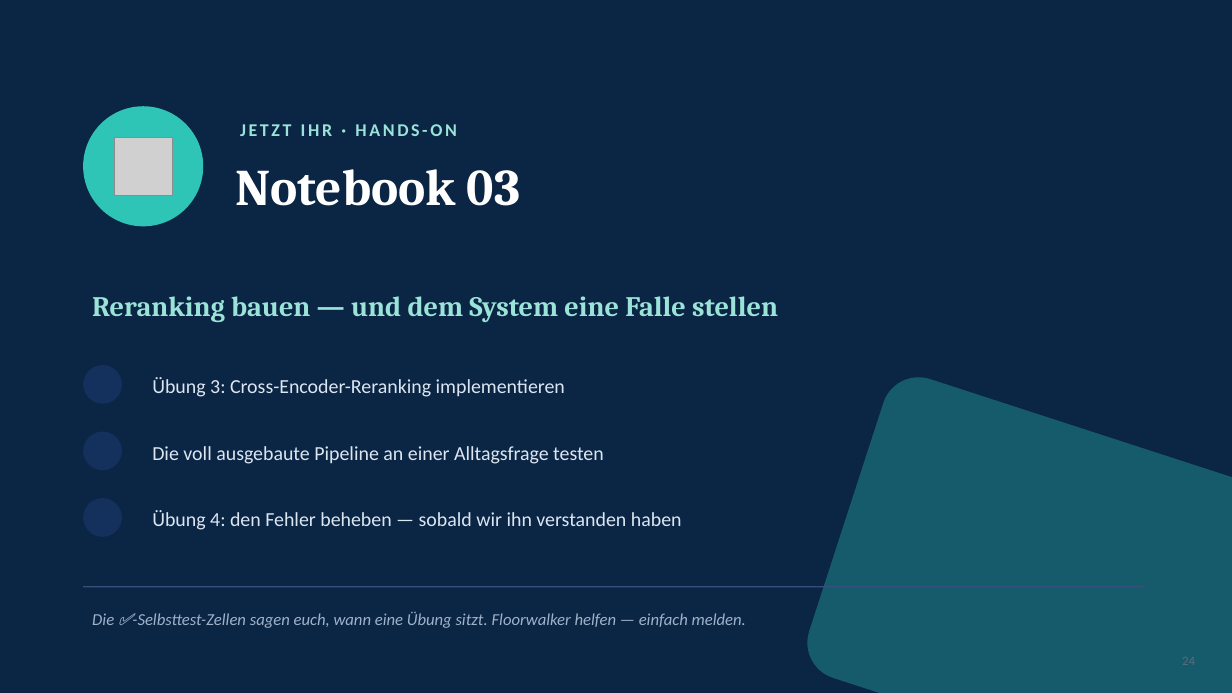
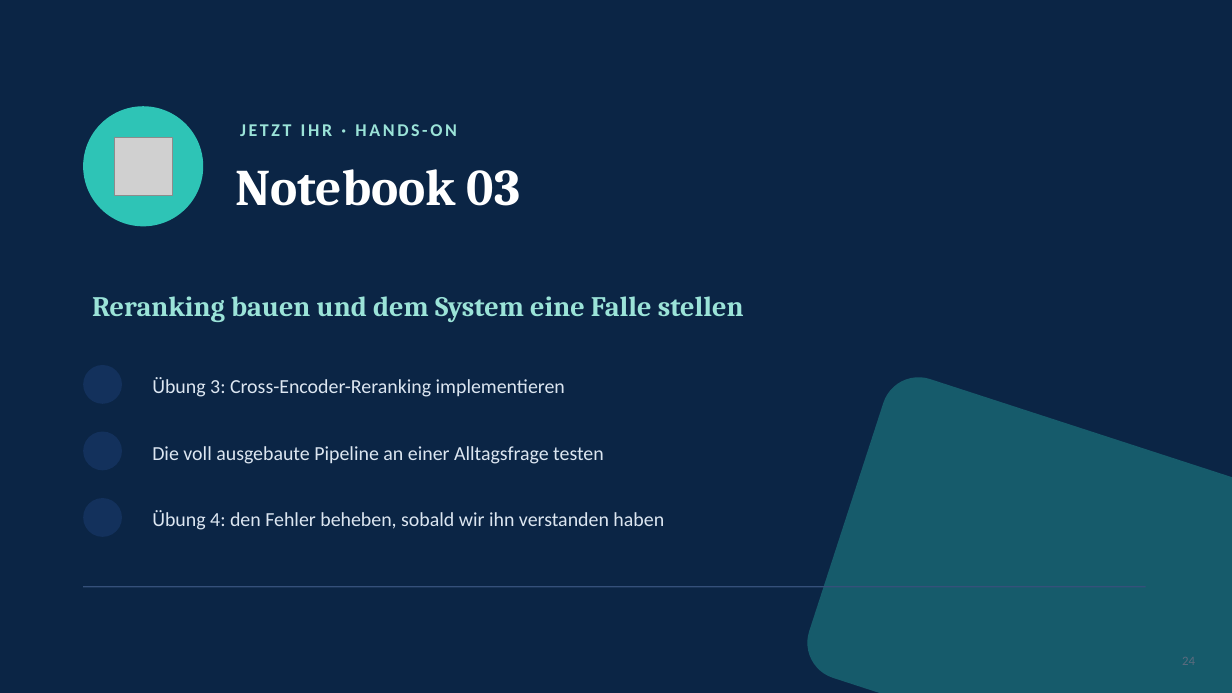
Before and after one commit to JBderLeuchtturm/nordlicht-workshop, a slide deck: slide 24 of RAG_Advanced_Folien.pptx. Drawn at 1232x693 pixels with LibreOffice and Linux fonts; fonts in the diff are those of the drawing; grey boxes stand for pictures; background and template pictures are left out. Boxes give left, top, right and bottom in pixels: in the first picture for what was removed or moved away, otherwise in the second. Text is boxed around its words. In the diff, an @@ line names an element or a change of style, - is before the commit and + after.

```diff
--- a/RAG_Advanced_Folien.pptx
+++ b/RAG_Advanced_Folien.pptx
@@ text at <box>92,296,744,322</box>: text changed @@
-Reranking bauen — und dem System eine Falle stellen
+Reranking bauen und dem System eine Falle stellen
@@ text at <box>152,510,664,530</box>: text changed @@
-Übung 4: den Fehler beheben — sobald wir ihn verstanden haben
+Übung 4: den Fehler beheben, sobald wir ihn verstanden haben
@@ text removed at <box>92,612,746,628</box> @@
-Die ✅-Selbsttest-Zellen sagen euch, wann eine Übung sitzt. Floorwalker helfen — einfach melden.
```
Also in this commit, not shown: 29 other slides changed, 1 slide removed.
